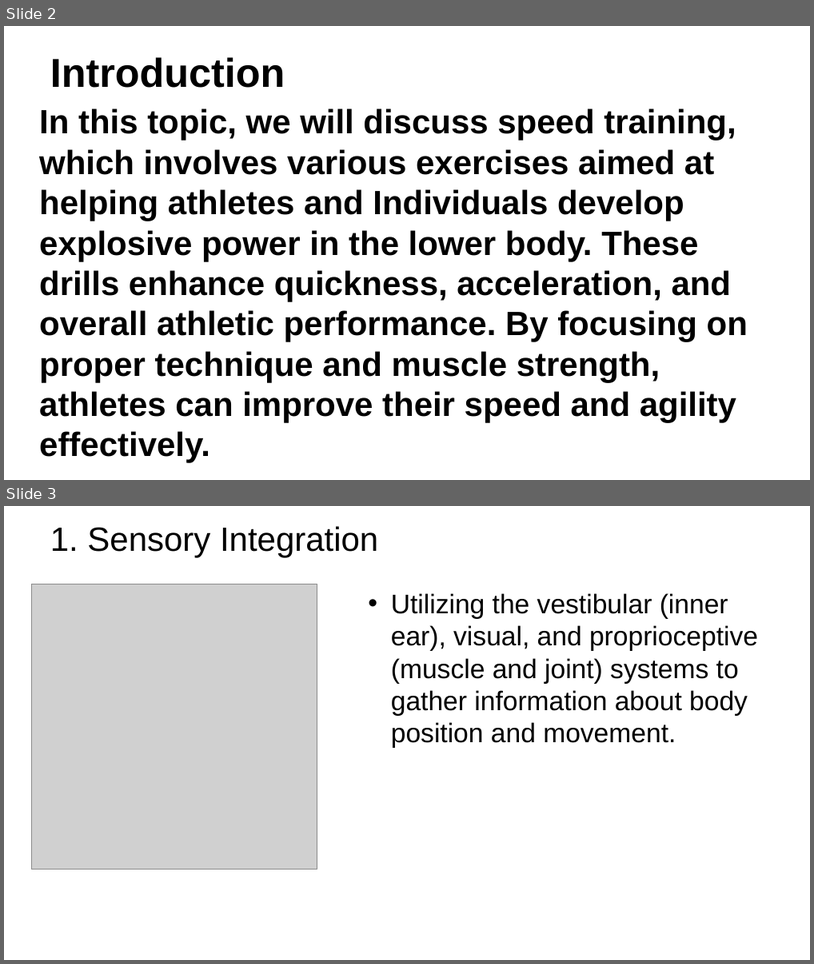
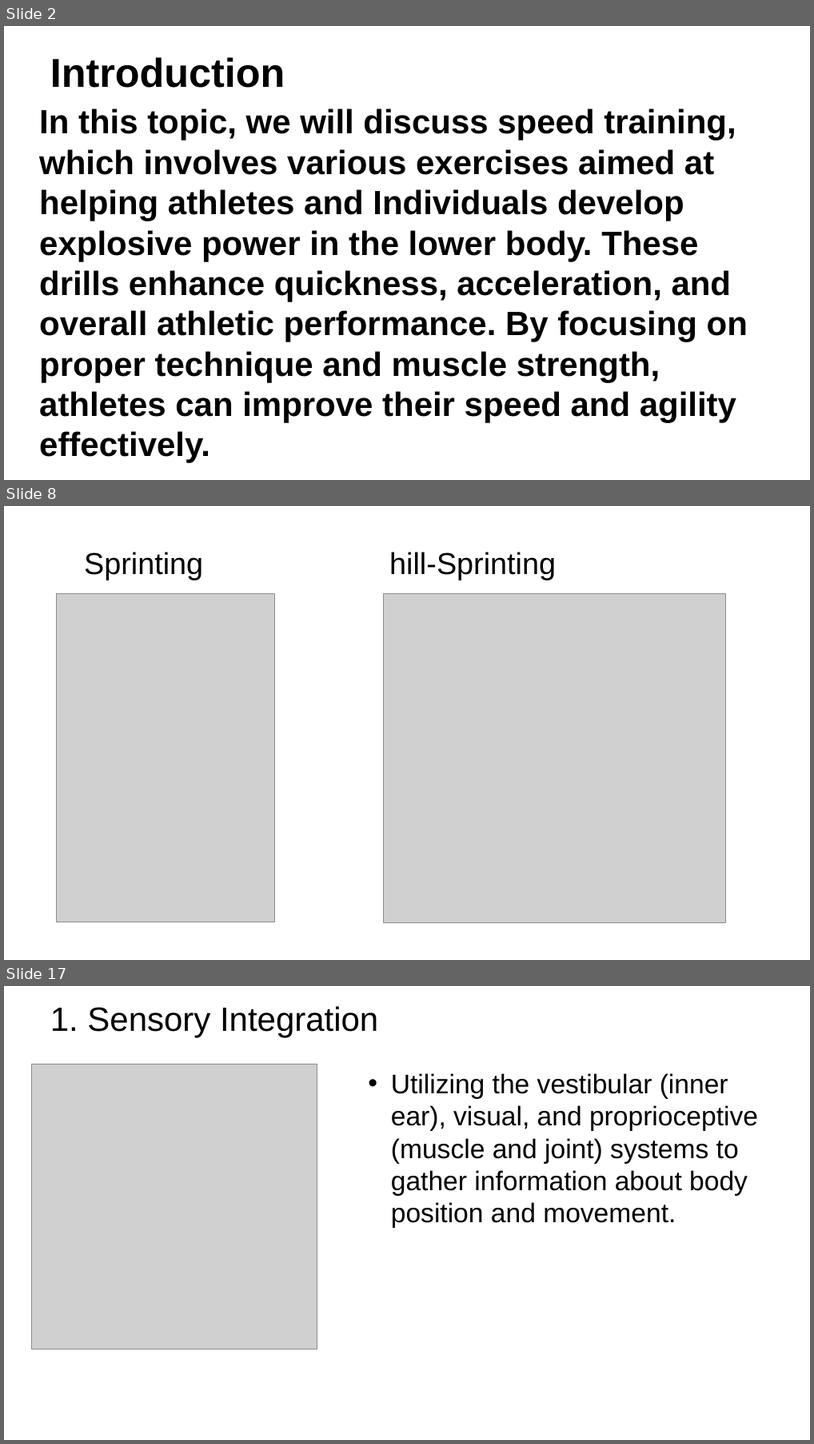
Before and after one commit to troy600/DSA, a slide deck: speedandtraining.pptx. Shown one above the other, each under a label of ours: slides 2 and 3 before the commit, slides 2, 8 and 17 after it; the slides between them are not shown. The pictures are 814x964 and 814x1444 pixels, drawn with LibreOffice and Linux fonts; fonts in the diff are those of the drawing; grey boxes stand for pictures; background and template pictures are left out. Boxes give left, top, right and bottom in pixels: in the first picture for what was removed or moved away, otherwise in the second. Text is boxed around its words. In the diff, an @@ line names an element or a change of style, - is before the commit and + after.

```diff
--- a/speedandtraining.pptx
+++ b/speedandtraining.pptx
@@ slide 8 added at [4,506,810,960], background picture (left out) @@
@@ text added at [84,552,203,580], 36 pt, text #000000 @@
+Sprinting
@@ text added at [390,552,556,580], 36 pt, text #000000 @@
+hill-Sprinting
@@ picture added at [56,594,274,922] @@
@@ picture added at [384,594,726,922] @@
@@ what was slide 3 is now slide 17 @@
```
Also in this commit, not shown: 13 other slides added.
